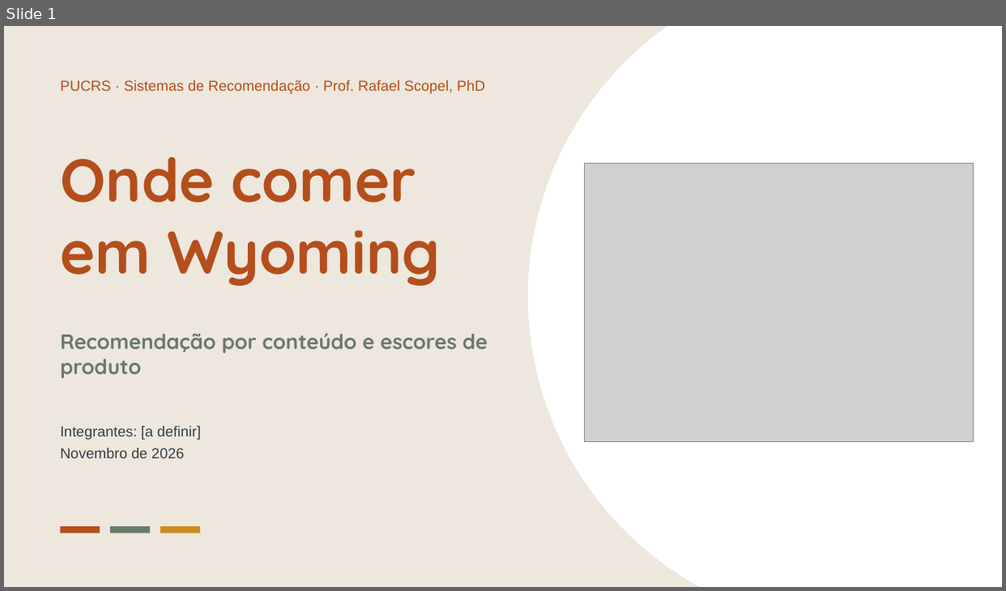
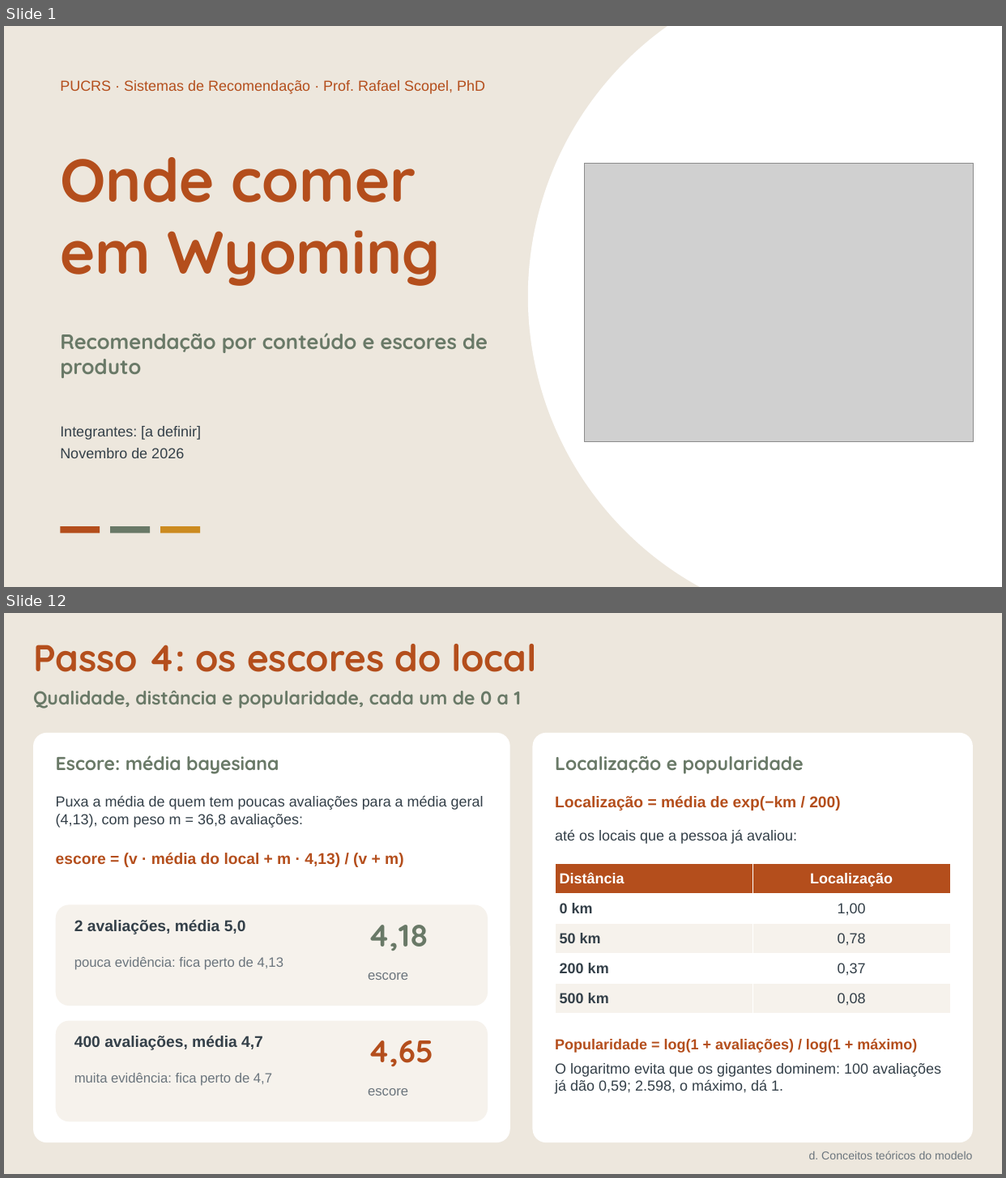
Before and after one commit to Chelughini/sistema-recomendacao-t1, a slide deck: apresentacao/T1_Sistema_Recomendacao.pptx. Shown one above the other, each under a label of ours: slide 1 before the commit, slides 1 and 12 after it; the slides between them are not shown. The pictures are 1006x591 and 1006x1178 pixels, drawn with LibreOffice and Linux fonts; fonts in the diff are those of the drawing; grey boxes stand for pictures. Boxes give left, top, right and bottom in pixels: in the first picture for what was removed or moved away, otherwise in the second. Text is boxed around its words. In the diff, an @@ line names an element or a change of style, - is before the commit and + after.

```diff
--- a/apresentacao/T1_Sistema_Recomendacao.pptx
+++ b/apresentacao/T1_Sistema_Recomendacao.pptx
@@ slide 12 added at (4, 613, 1002, 1174), background #EDE7DD @@
@@ text added at (33, 644, 536, 672), 36 pt, text #B44E1C, bold @@
+Passo 4: os escores do local
@@ text added at (33, 691, 521, 709), 18 pt, text #697967, bold @@
+Qualidade, distância e popularidade, cada um de 0 a 1
@@ rounded rectangle added at (33, 733, 510, 1143), fill #FFFFFF @@
@@ rounded rectangle added at (533, 733, 973, 1143), fill #FFFFFF @@
@@ text added at (56, 756, 279, 774), 18 pt, text #697967, bold @@
+Escore: média bayesiana
@@ text added at (555, 756, 803, 774), 18 pt, text #697967, bold @@
+Localização e popularidade
@@ text added at (56, 795, 484, 828), 14 pt, text #333F48 @@
+Puxa a média de quem tem poucas avaliações para a média geral (4,13), com peso m = 36,8 avaliações:
@@ text added at (555, 796, 841, 811), 15 pt, text #B44E1C, bold @@
+Localização = média de exp(−km / 200)
@@ text added at (555, 829, 797, 844), 14 pt, text #333F48 @@
+até os locais que a pessoa já avaliou:
@@ text added at (56, 853, 404, 867), 15 pt, text #B44E1C, bold @@
+escore = (v · média do local + m · 4,13) / (v + m)
@@ table added at (555, 864, 950, 1013), 5 rows, 2 columns @@
+Distância | Localização
+0 km | 1,00
+50 km | 0,78
+200 km | 0,37
+500 km | 0,08
@@ rounded rectangle added at (56, 905, 488, 1006), fill #F6F2EC @@
@@ text added at (74, 920, 246, 935), 15 pt, text #333F48, bold @@
+2 avaliações, média 5,0
@@ text added at (368, 925, 428, 951), 30 pt, text #697967, bold @@
+4,18
@@ text added at (74, 957, 283, 970), 13 pt, text #6B757D @@
+pouca evidência: fica perto de 4,13
@@ text added at (368, 973, 408, 980), 13 pt, text #6B757D @@
+escore
@@ rounded rectangle added at (56, 1021, 488, 1122), fill #F6F2EC @@
@@ text added at (74, 1036, 263, 1050), 15 pt, text #333F48, bold @@
+400 avaliações, média 4,7
@@ text added at (368, 1041, 433, 1067), 30 pt, text #B44E1C, bold @@
+4,65
@@ text added at (555, 1039, 941, 1094), 14 pt, text #333F48 @@
+Popularidade = log(1 + avaliações) / log(1 + máximo)
+O logaritmo evita que os gigantes dominem: 100 avaliações já dão 0,59; 2.598, o máximo, dá 1.
@@ text added at (74, 1073, 272, 1086), 13 pt, text #6B757D @@
+muita evidência: fica perto de 4,7
@@ text added at (368, 1088, 408, 1096), 13 pt, text #6B757D @@
+escore
@@ text added at (809, 1151, 972, 1160), 11 pt, text #6B757D @@
+d. Conceitos teóricos do modelo
```
Also in this commit, not shown: 20 slides changed, 8 other slides added, 2 slides removed, 4 other files.
